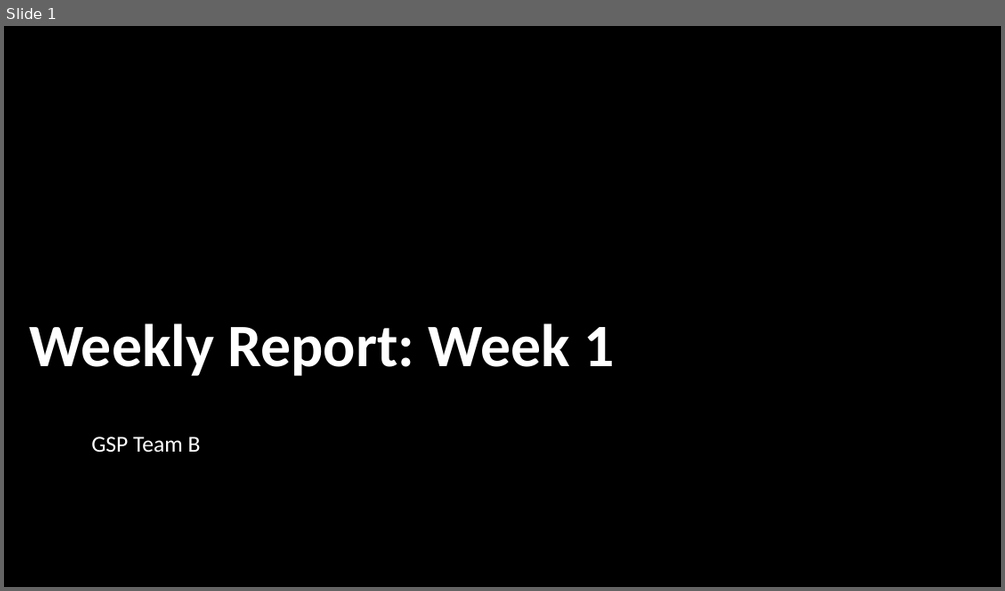
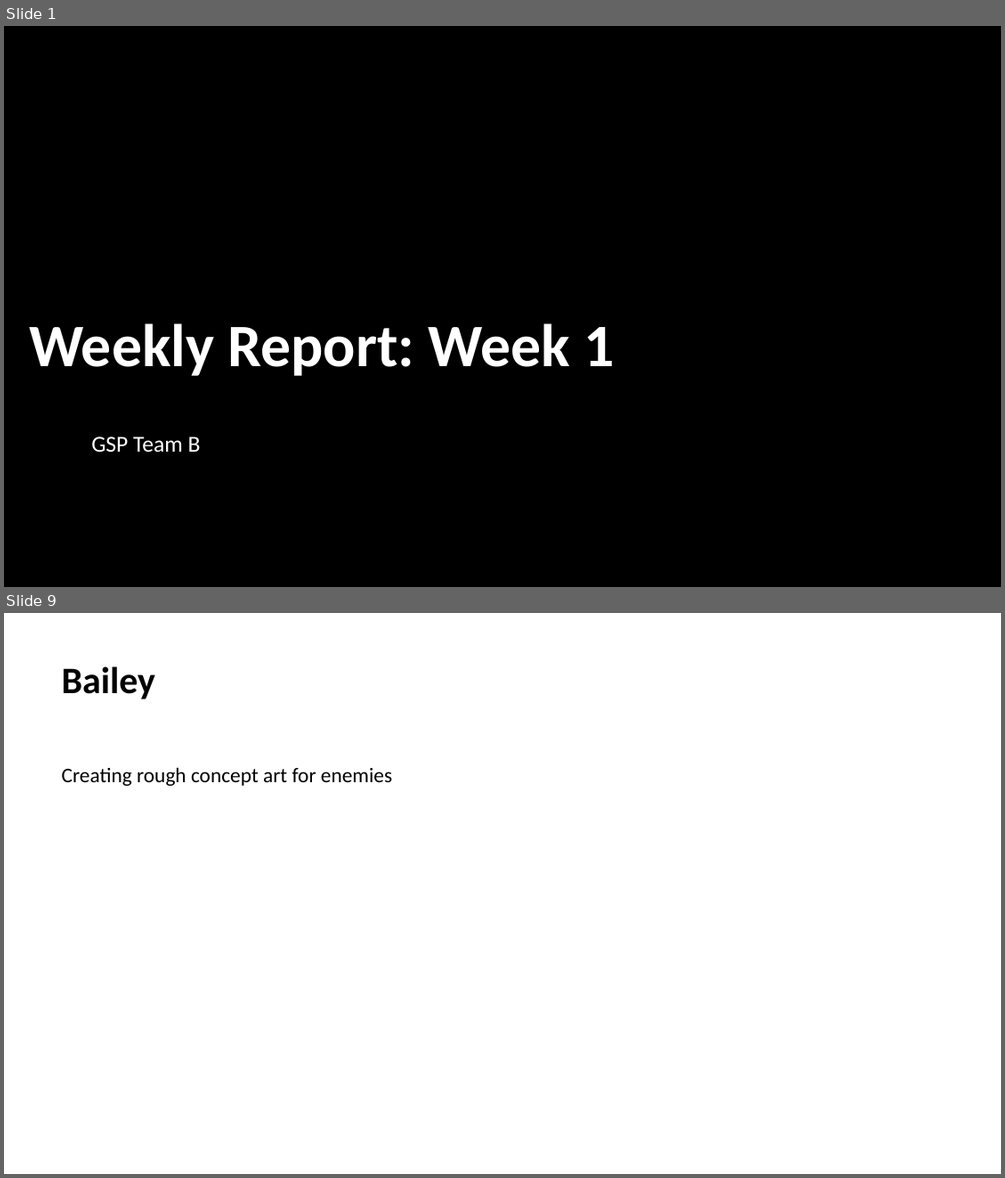
Before and after one commit to Toby-Withers/GSP-Team-B, a slide deck: Weekly Report 1.pptx. Shown one above the other, each under a label of ours: slide 1 before the commit, slides 1 and 9 after it; the slides between them are not shown. The pictures are 1005x591 and 1005x1178 pixels, drawn with LibreOffice and Linux fonts; fonts in the diff are those of the drawing; background and template pictures are left out. Boxes give left, top, right and bottom in pixels: in the first picture for what was removed or moved away, otherwise in the second. Text is boxed around its words. In the diff, an @@ line names an element or a change of style, - is before the commit and + after.

```diff
--- a/Weekly Report 1.pptx
+++ b/Weekly Report 1.pptx
@@ slide 9 added at (x1=4, y1=613, x2=1001, y2=1174), background #FFFFFF @@
@@ title added at (x1=62, y1=666, x2=155, y2=699), 36 pt, text #000000, bold @@
+Bailey
@@ text added at (x1=62, y1=767, x2=392, y2=786), 20 pt, text #000000 @@
+Creating rough concept art for enemies
```
Also in this commit, not shown: 2 slides changed, 10 other slides added, 5 slides removed, 3 other files.
